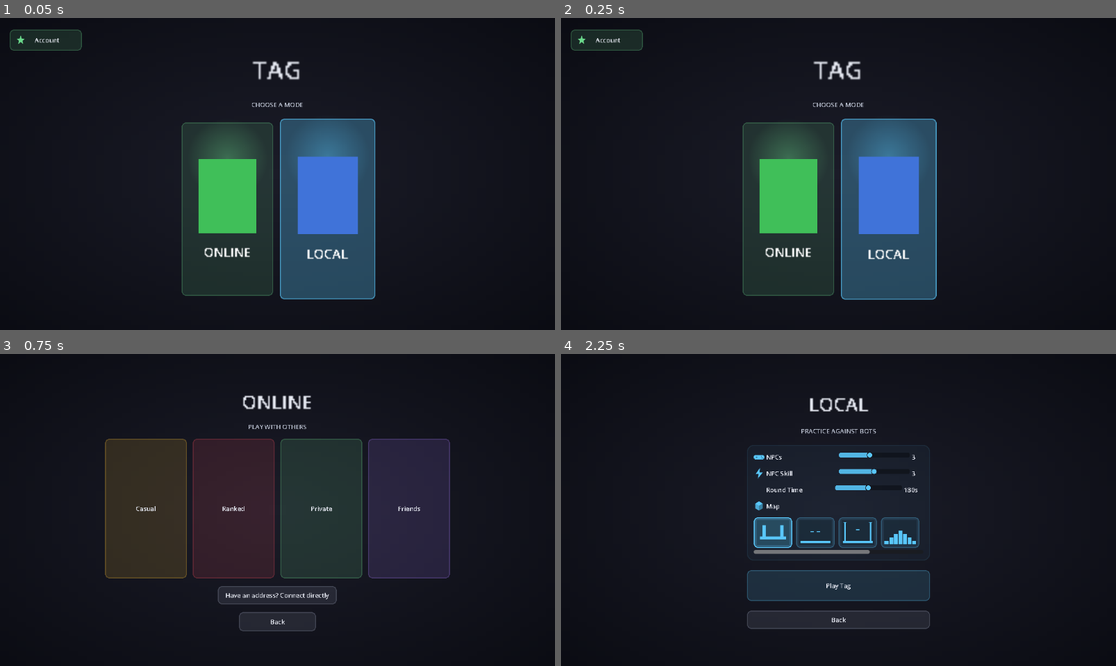
Above: before the commit, frames 1-4 (two rows, left to right).
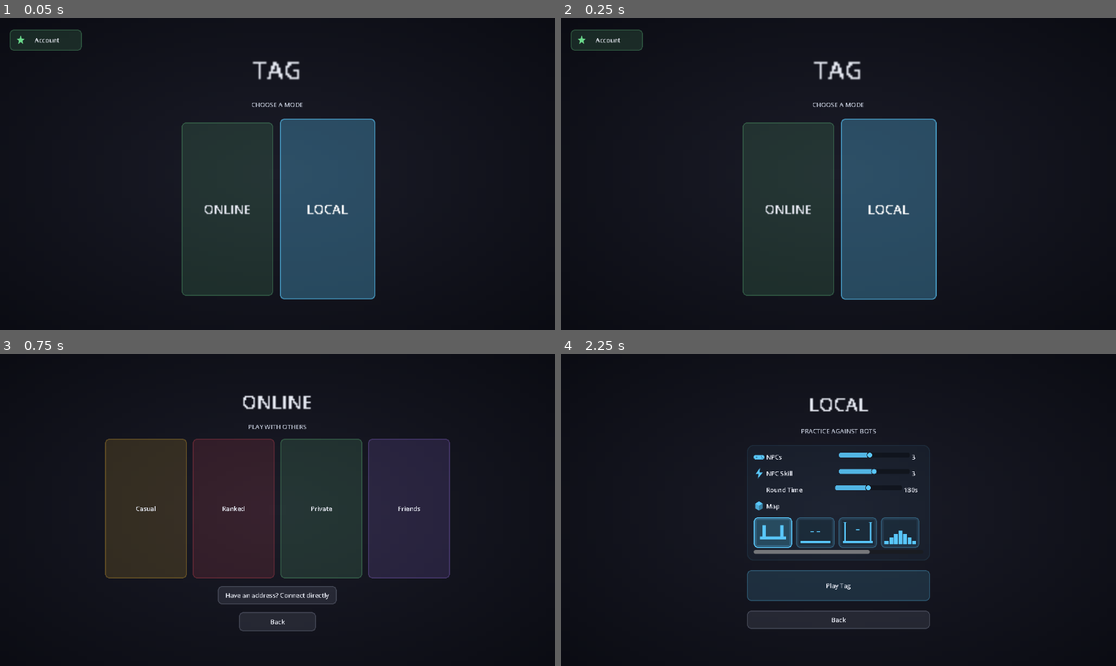
Above: after the commit, the same moments.

Repository: SumDumIdiut/tag
Game: Godot game, scene res://main/bootstrap.tscn
Two runs of this game, one before a commit and one after it. Both use one fixed random seed, a clock stepped at 60 frames per second and the inputs below.
Inputs (mouse positions are in pixels of both pictures, inside the frame that each line leads up to):
- Up to frame 1 (0.05 s): no input
- Up to frame 2 (0.25 s): no input
- Up to frame 3 (0.75 s): click (227, 544) at 0.5 s, where only the run after the commit has a clickable "ONLINE"
- Up to frame 4 (2.25 s): click "Back" at 1.25 s; click (888, 544) at 2 s, where only the run after the commit has a clickable "LOCAL"

The runs differ from the first frame. In frame 1, 6.5% of the frame differs, in the area x 35-65%, y 36-78%; in frame 2, 6.5%; in frame 3, nothing differs; in frame 4, nothing differs.

Commit message:
Main menu mode bars: drop the glow and color-rectangle portrait, text only
Matches the "basic UI, no deco" direction already applied elsewhere --
the portrait/glow was the last bit of decorative flair left on the main
menu now that the character preview itself is just a flat rectangle,
so it reads as pointless ornamentation rather than useful information.
glow_texture() has no other caller left, so it goes too.

Diff:
--- a/game/main/main_menu.gd
+++ b/game/main/main_menu.gd
@@ -1,7 +1,6 @@
 extends Control
 
 const ModeIconScene := preload("res://ui/mode_icon.gd")
-const CharacterPreviewScene := preload("res://ui/character_preview.gd")
 const UIStyle := preload("res://ui/ui_style.gd")
 const UpdateCheckerScript := preload("res://net/update_checker.gd")
 const UpdatePromptScene := preload("res://ui/update_prompt.gd")
@@ -11,12 +10,10 @@
 # Two top-level destinations, each fanning out to its own related
 # sub-screens instead of a flat list of unrelated modes: ONLINE covers
 # everything network-related (quick play, ranked, browse/host/direct
-# connect -- see online_menu.tscn), LOCAL is bot practice. color_id picks
-# which PlayerColors color fronts each bar -- lines up with the bar's own
-# accent.
+# connect -- see online_menu.tscn), LOCAL is bot practice.
 const MODES := [
-	{"key": "online", "label": "ONLINE", "icon": "globe", "color": UIStyle.COLOR_ONLINE, "color_id": "green", "scene": "res://main/online_menu.tscn"},
-	{"key": "local", "label": "LOCAL", "icon": "controller", "color": UIStyle.COLOR_LOCAL, "color_id": "blue", "scene": "res://main/local_menu.tscn"},
+	{"key": "online", "label": "ONLINE", "color": UIStyle.COLOR_ONLINE, "scene": "res://main/online_menu.tscn"},
+	{"key": "local", "label": "LOCAL", "color": UIStyle.COLOR_LOCAL, "scene": "res://main/local_menu.tscn"},
 ]
 
 const BAR_SIZE := Vector2(190, 360)
@@ -74,51 +71,13 @@
 func _build_bar(mode: Dictionary) -> Button:
 	var color: Color = mode["color"]
 	var btn := Button.new()
-	btn.text = ""
+	btn.text = mode["label"]
 	btn.custom_minimum_size = BAR_SIZE
 	btn.focus_mode = Control.FOCUS_ALL
 	btn.clip_contents = true
 	UIStyle.style_button(btn, color, 18)
+	btn.add_theme_font_size_override("font_size", 20)
 	btn.pressed.connect(_on_mode_pressed.bind(mode["scene"]))
-
-	# A soft radial glow behind the character, in the bar's own color --
-	# gives the portrait a bit of depth/stage-lighting instead of sitting
-	# flat against the panel, and reads as "this button is alive" even
-	# before the hover animation kicks in.
-	var glow := TextureRect.new()
-	glow.mouse_filter = Control.MOUSE_FILTER_IGNORE
-	glow.texture = UIStyle.glow_texture(color)
-	glow.stretch_mode = TextureRect.STRETCH_SCALE
-	glow.set_anchors_preset(Control.PRESET_CENTER_TOP)
-	glow.position = Vector2(-85, -10)
-	glow.custom_minimum_size = Vector2(170, 170)
-	glow.size = Vector2(170, 170)
-	btn.add_child(glow)
-
-	var layout := VBoxContainer.new()
-	layout.mouse_filter = Control.MOUSE_FILTER_IGNORE
-	layout.set_anchors_preset(Control.PRESET_FULL_RECT)
-	layout.alignment = BoxContainer.ALIGNMENT_CENTER
-	layout.add_theme_constant_override("separation", 18)
-	btn.add_child(layout)
-
-	var portrait_wrap := CenterContainer.new()
-	portrait_wrap.mouse_filter = Control.MOUSE_FILTER_IGNORE
-	portrait_wrap.custom_minimum_size = Vector2(0, 160)
-	layout.add_child(portrait_wrap)
-	var portrait = CharacterPreviewScene.new()
-	portrait.color_id = mode["color_id"]
-	portrait.custom_minimum_size = Vector2(120, 154)
-	portrait_wrap.add_child(portrait)
-
-	var label := Label.new()
-	label.text = mode["label"]
-	label.horizontal_alignment = HORIZONTAL_ALIGNMENT_CENTER
-	label.add_theme_font_size_override("font_size", 20)
-	label.add_theme_color_override("font_color", Color.WHITE)
-	label.mouse_filter = Control.MOUSE_FILTER_IGNORE
-	layout.add_child(label)
-
 	return btn
 
 ## Mirrors the old Customize corner-button treatment, opposite corner --
--- a/game/ui/ui_style.gd
+++ b/game/ui/ui_style.gd
@@ -223,23 +223,6 @@
 	slider.add_theme_icon_override("grabber", dot_tex)
 	slider.add_theme_icon_override("grabber_highlight", dot_tex)
 	slider.add_theme_icon_override("grabber_disabled", dot_tex)
-
-## A soft radial glow, fading from the given color to fully transparent --
-## originally main_menu.gd's own private helper for the mode bars' behind-
-## the-portrait glow; factored out here so any other screen wanting that
-## same "this card is alive" treatment (see online_menu.gd) doesn't need
-## its own copy.
-static func glow_texture(color: Color, size: int = 170) -> GradientTexture2D:
-	var grad := Gradient.new()
-	grad.colors = PackedColorArray([Color(color.r, color.g, color.b, 0.35), Color(color.r, color.g, color.b, 0.0)])
-	var tex := GradientTexture2D.new()
-	tex.gradient = grad
-	tex.fill = GradientTexture2D.FILL_RADIAL
-	tex.fill_from = Vector2(0.5, 0.5)
-	tex.fill_to = Vector2(1.0, 0.5)
-	tex.width = size
-	tex.height = size
-	return tex
 
 ## A translucent bordered panel background -- used for roster lists, server
 ## lists, cards, and other content wells that need to visually separate
